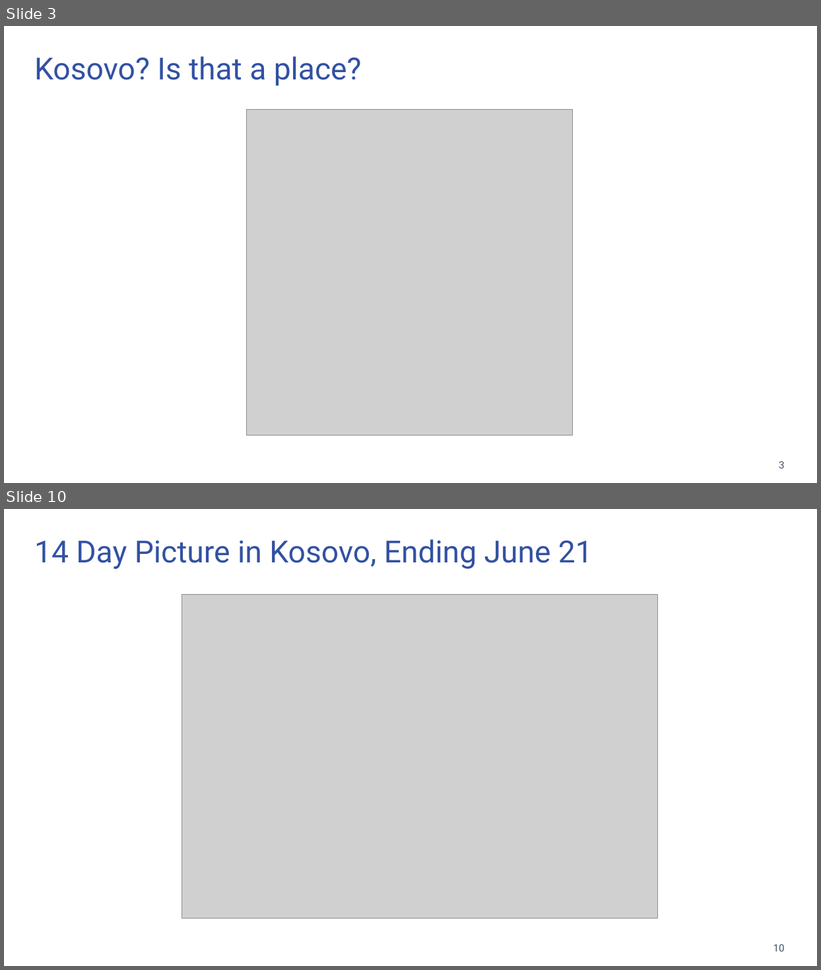
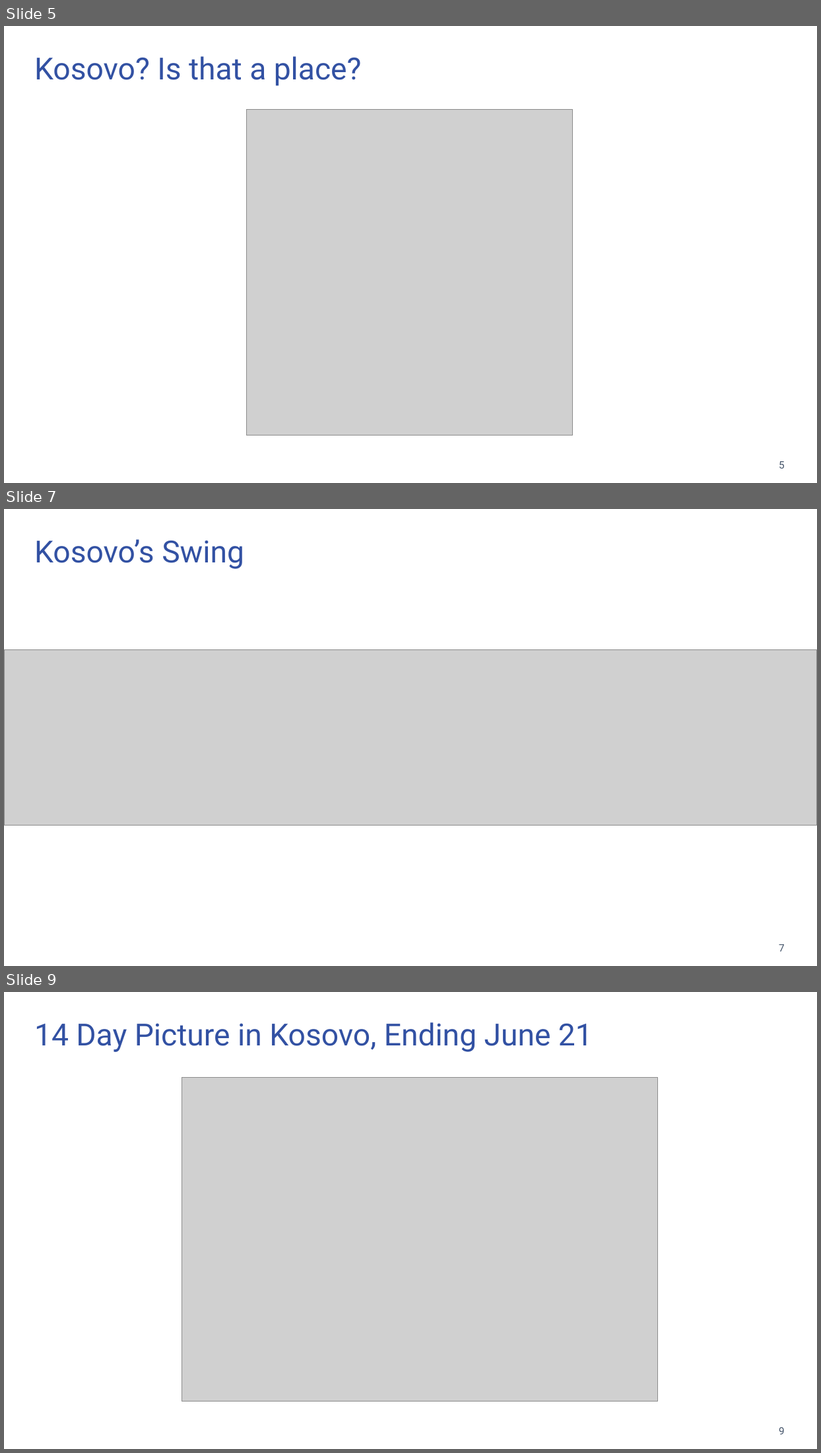
Before and after one commit to bnice5000/DoS_IMO_PRI_STATS_DEMO, a slide deck: Kosovo_Stats.pptx. Shown one above the other, each under a label of ours: slides 3 and 10 before the commit, slides 5, 7 and 9 after it; the slides between them are not shown. The pictures are 821x970 and 821x1453 pixels, drawn with LibreOffice and Linux fonts; fonts in the diff are those of the drawing; grey boxes stand for pictures; background and template pictures are left out. Boxes give left, top, right and bottom in pixels: in the first picture for what was removed or moved away, otherwise in the second. Text is boxed around its words. In the diff, an @@ line names an element or a change of style, - is before the commit and + after.

```diff
--- a/Kosovo_Stats.pptx
+++ b/Kosovo_Stats.pptx
@@ slide 7 added at [4, 509, 817, 966], background #FFFFFF @@
@@ text added at [34, 539, 244, 569], 36 pt, text #3251A3 @@
+Kosovo’s Swing
@@ picture added at [4, 650, 817, 826] @@
@@ page number added at [779, 945, 785, 952], 12 pt, text #44546A @@
+7
@@ what was slide 3 is now slide 5 @@
@@ what was slide 10 is now slide 9 @@
@@ page number at [779, 1428, 785, 1435]: text changed @@
-10
+9
```
Also in this commit, not shown: 1 slide changed, 11 other slides added, 5 slides removed, 3 other files.
